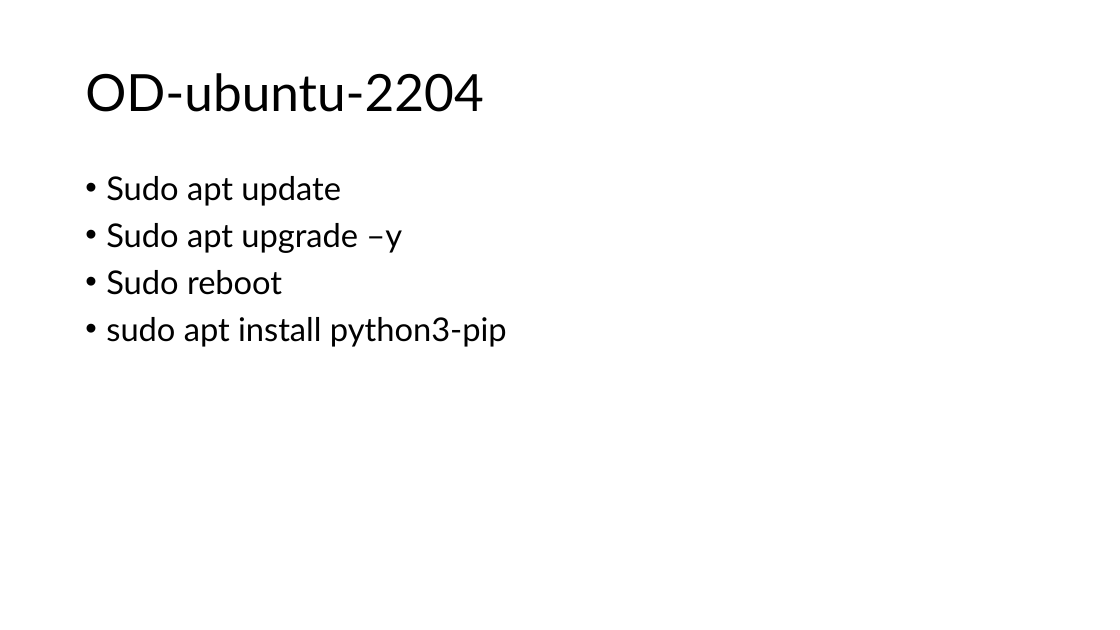
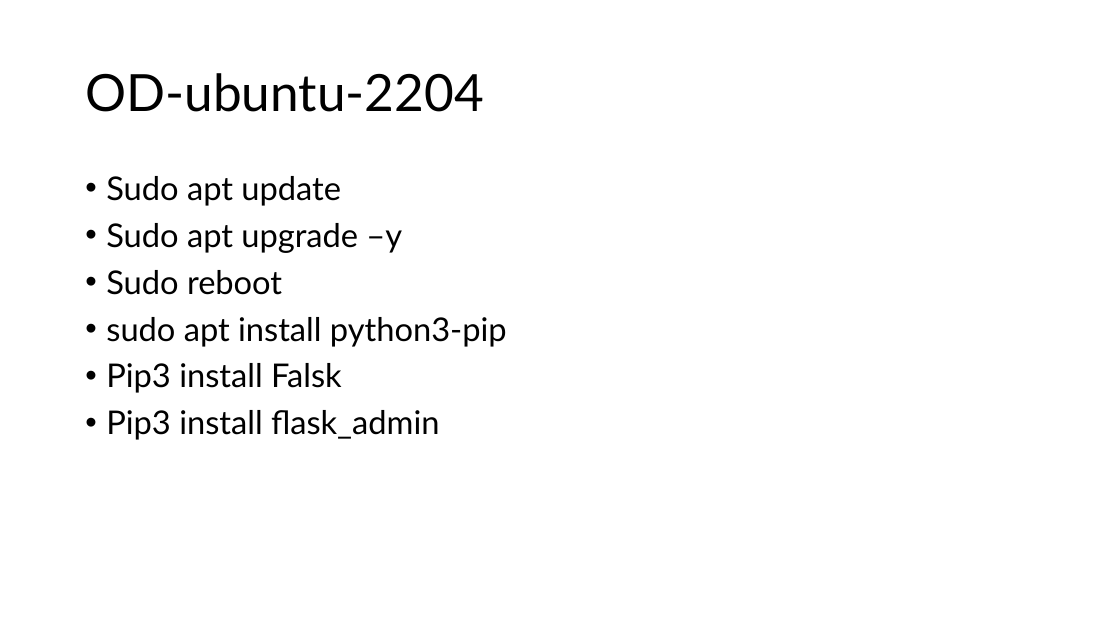
Before and after one commit to frankpeng1218/Python_learning, a slide deck: slide 3 of multipass_ubuntu_installation/ubuntu_installation.pptx. Drawn at 1120x630 pixels with LibreOffice and Linux fonts; fonts in the diff are those of the drawing. Boxes give left, top, right and bottom in pixels: in the first picture for what was removed or moved away, otherwise in the second. Text is boxed around its words. In the diff, an @@ line names an element or a change of style, - is before the commit and + after.

```diff
--- a/multipass_ubuntu_installation/ubuntu_installation.pptx
+++ b/multipass_ubuntu_installation/ubuntu_installation.pptx
@@ text at (x1=106, y1=363, x2=439, y2=440): paragraphs added @@
+• Pip3 install Falsk
+• Pip3 install flask_admin
```
Also in this commit, not shown: 1 other slide changed, 15 slides added, 17 other files.
